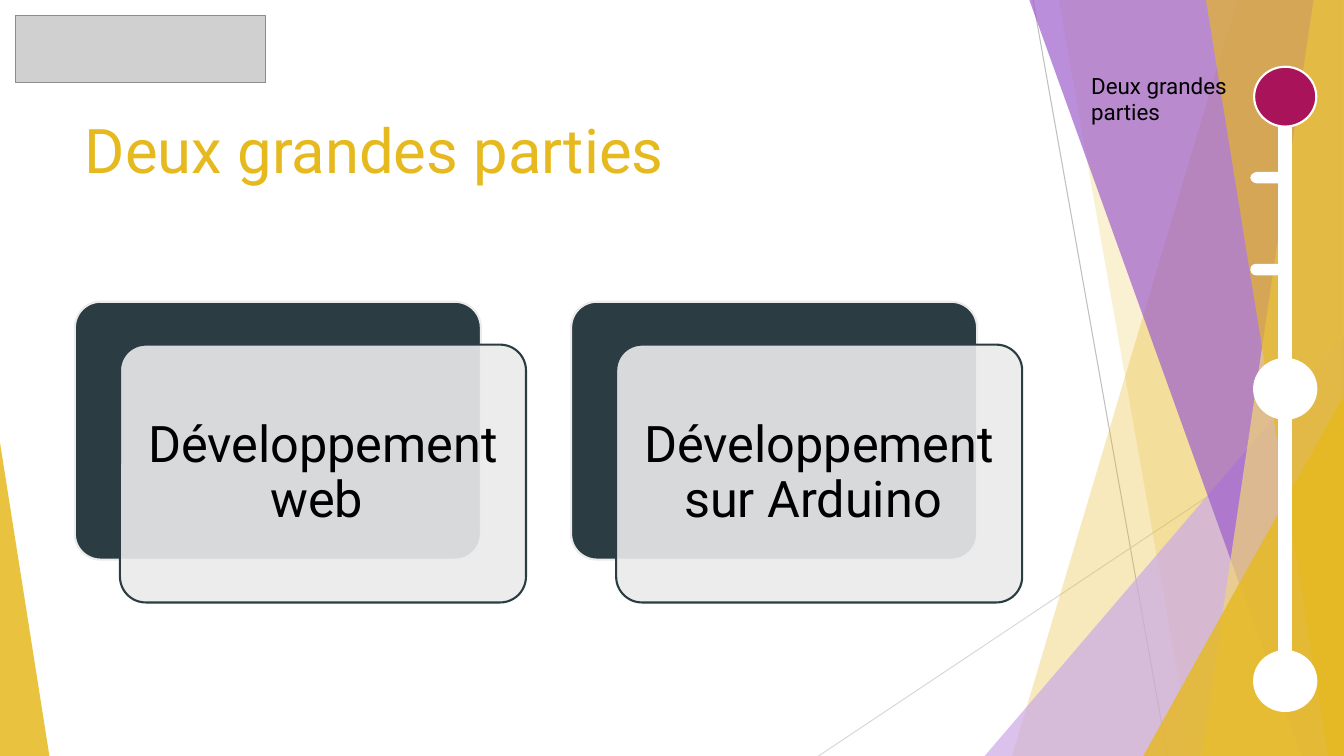
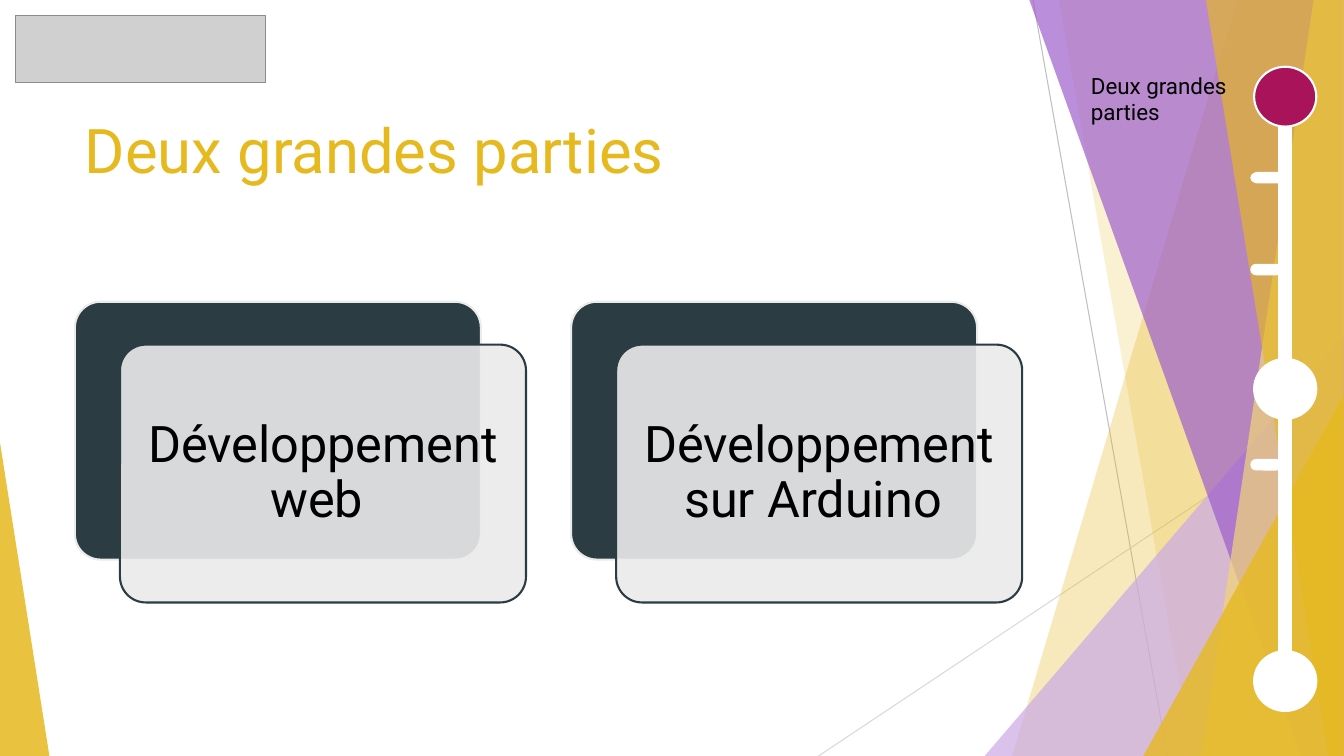
Before and after one commit to GuiguiMvn/Systeme-Escape-Game-Telethon, a slide deck: slide 2 of Cyril/Projet Théléton.pptx. Drawn at 1344x756 pixels with LibreOffice and Linux fonts; fonts in the diff are those of the drawing; grey boxes stand for pictures. Boxes give left, top, right and bottom in pixels: in the first picture for what was removed or moved away, otherwise in the second. Text is boxed around its words. In the diff, an @@ line names an element or a change of style, - is before the commit and + after.

```diff
--- a/Cyril/Projet Théléton.pptx
+++ b/Cyril/Projet Théléton.pptx
@@ pill shape added at [1252, 460, 1281, 469], fill #FFFFFF, outline #FFFFFF 1.5 pt @@
```
Also in this commit, not shown: 4 other slides changed, 1 slide added, 3 other files.
